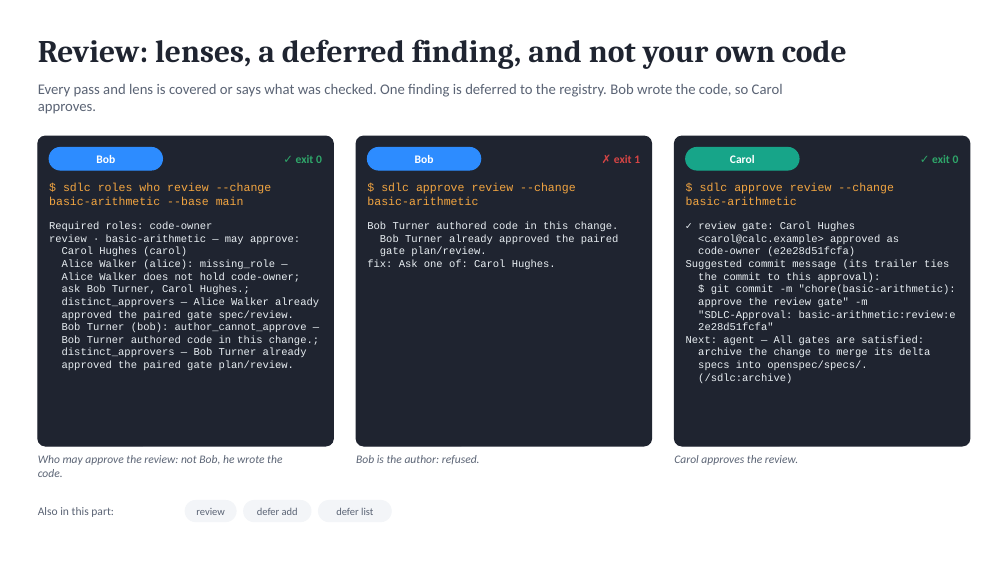
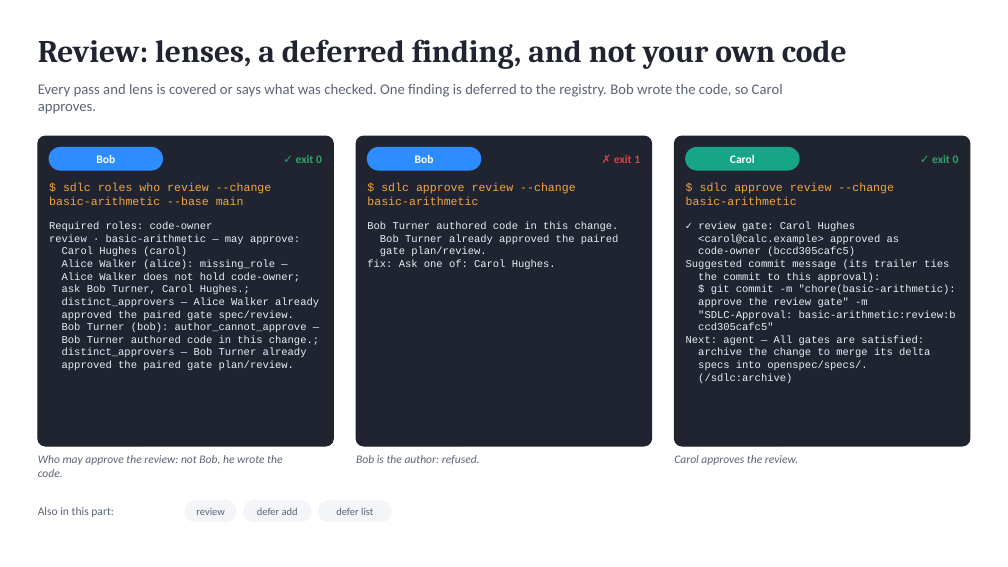
Before and after one commit to marin-ai-tech/sdlc, a slide deck: slide 12 of docs/demo/sdlc-calculator-demo.en.pptx. Drawn at 1008x567 pixels with LibreOffice and Linux fonts; fonts in the diff are those of the drawing. Boxes give left, top, right and bottom in pixels: in the first picture for what was removed or moved away, otherwise in the second. Text is boxed around its words. In the diff, an @@ line names an element or a change of style, - is before the commit and + after.

```diff
--- a/docs/demo/sdlc-calculator-demo.en.pptx
+++ b/docs/demo/sdlc-calculator-demo.en.pptx
@@ text at (698,247,855,256): text changed @@
-code-owner (e2e28d51fcfa)
+code-owner (bccd305cafc5)
@@ text at (698,310,956,330): text changed @@
-"SDLC-Approval: basic-arithmetic:review:e
-2e28d51fcfa"
+"SDLC-Approval: basic-arithmetic:review:b
+ccd305cafc5"
```
Also in this commit, not shown: 4 other slides changed, 45 other files.
